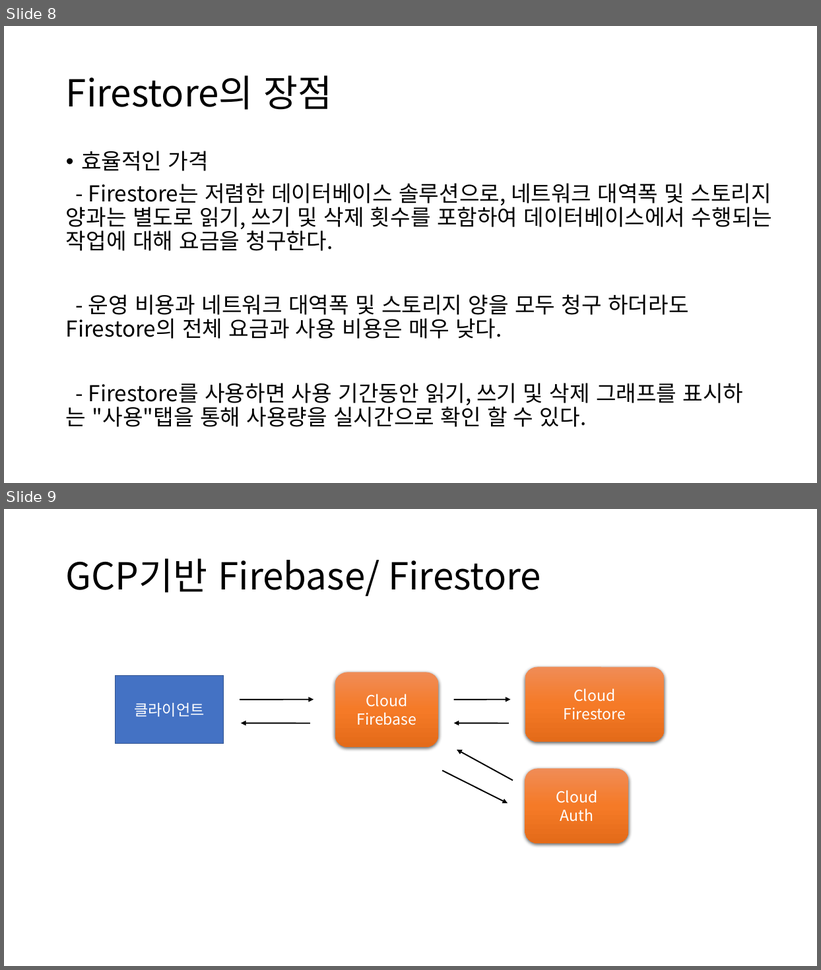
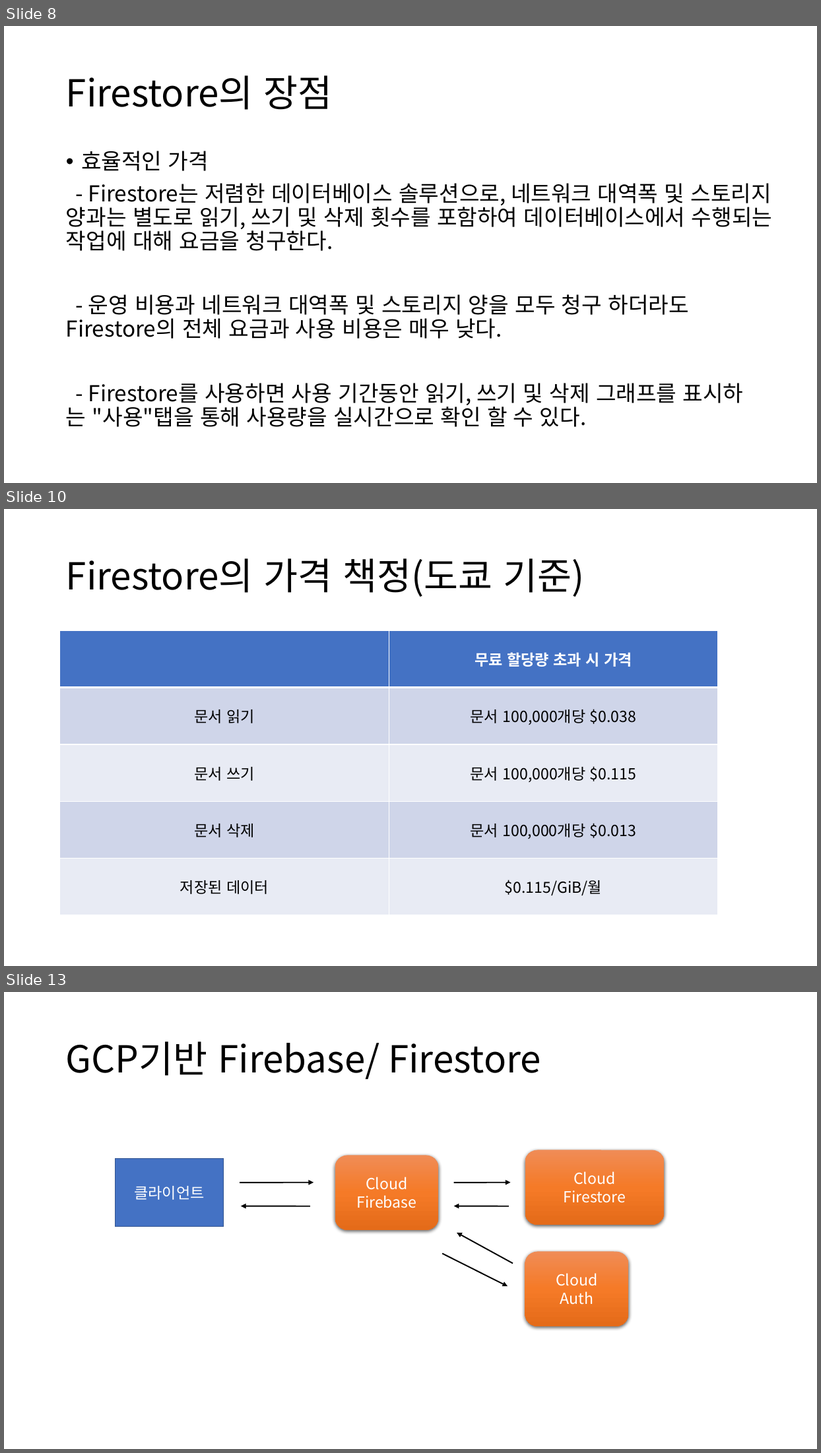
Before and after one commit to popuyaha/gcp-bootstrap-client, a slide deck: GCP기반 Serverless 아키텍쳐.pptx. Shown one above the other, each under a label of ours: slides 8 and 9 before the commit, slides 8, 10 and 13 after it; the slides between them are not shown. The pictures are 821x970 and 821x1453 pixels, drawn with LibreOffice and Linux fonts; fonts in the diff are those of the drawing. Boxes give left, top, right and bottom in pixels: in the first picture for what was removed or moved away, otherwise in the second. Text is boxed around its words. In the diff, an @@ line names an element or a change of style, - is before the commit and + after.

```diff
--- a/GCP기반 Serverless 아키텍쳐.pptx
+++ b/GCP기반 Serverless 아키텍쳐.pptx
@@ slide 10 added at box(4, 509, 817, 966), background #FFFFFF @@
@@ title added at box(66, 559, 584, 597), 44 pt, text #000000 @@
+Firestore의 가격 책정(도쿄 기준)
@@ table added at box(60, 631, 719, 916), 5 rows, 2 columns @@
+ | 무료 할당량 초과 시 가격
+문서 읽기 | 문서 100,000개당 $0.038
+문서 쓰기 | 문서 100,000개당 $0.115
+문서 삭제 | 문서 100,000개당 $0.013
+저장된 데이터 | $0.115/GiB/월
@@ what was slide 9 is now slide 13 @@
```
Also in this commit, not shown: 3 other slides added.
